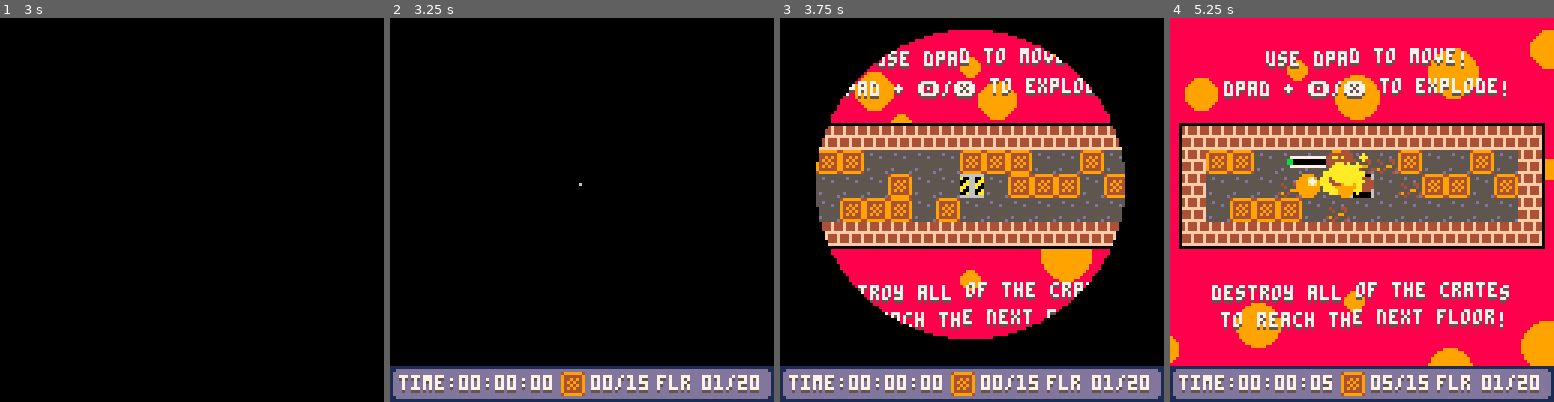
Above: before the commit, frames 1-4 (left to right).
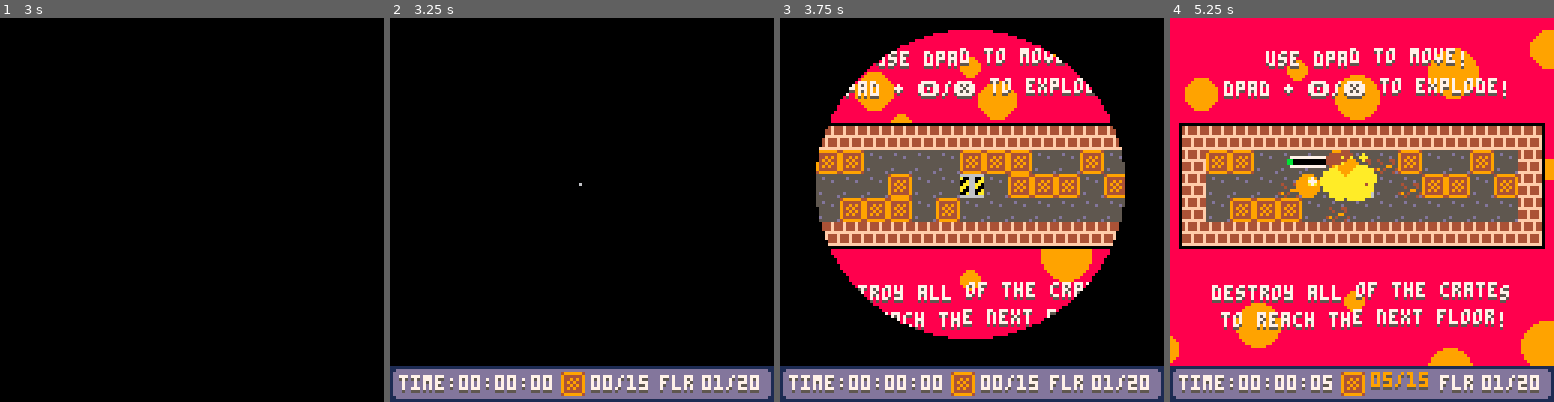
Above: after the commit, the same moments.

Repository: SHKBRD/P8CrateBall
Game: PICO-8 cartridge balltest24.p8
The game is run twice, just before and just after one commit, with the same random seed, the same clock (stepped at 60 frames per second) and the same inputs.
Inputs:
- Up to frame 1 (3 s): tap X (X key) at 0.33, 1.07, 1.85, 2.97 s; tap O (Z key) at 0.7, 1.7, 2.1, 2.5, 2.9 s; hold Right 1.6-2.1 s; hold Up 2.15-2.42 s; hold Right from 2.47 s (still down)
- Up to frame 2 (3.25 s): release Right at 3.03 s; hold Left from 3.08 s (still down)
- Up to frame 3 (3.75 s): tap O (Z key) at 3.3, 3.7 s; release Left at 3.58 s; hold Down from 3.63 s (still down)
- Up to frame 4 (5.25 s): release Down at 3.97 s; hold Right 4.02-4.68 s; tap X (X key) at 4.08, 5.2 s; tap O (Z key) at 4.1, 4.5, 4.9 s; hold Up 4.73-5.03 s; hold Left from 5.08 s (still down)

Frame 1 is identical in both runs. In frame 2, 0.3% of the frame differs, in the area x 69-79%, y 92-98%; in frame 3, 0.3%; in frame 4, 1.5%, in the area x 41-79%, y 35-98%.

Commit message:
add crate destroy highlight, set music to start, add more particles to boom

Diff:
--- a/balltest24.p8
+++ b/balltest24.p8
@@ -62,7 +62,7 @@
 
 function match_init(mode)
 	menuitem(1, "restart match", restart_match)
-	music(6)
+	music(0)
 	match_persistent_init(mode)
 	floor_init(1)
 end
@@ -501,6 +501,7 @@
 end
 
 function match_loop()
+	glob_dest_crate = false
 	level_state_process()
 
  if camabs.y<12 and play_state==0 then
@@ -1078,6 +1078,7 @@
 
 function add_broken_crate()
 	cratesbroken += 1
+	glob_dest_crate = true
 end
 
 function switch_toggle(a1)
@@ -1703,13 +1704,17 @@
 		drawstr ..= "0"
 	end
 	drawstr ..= tostr(cratetotal)
-	draw_str(drawstr, 79+ox, 131)
+	if glob_dest_crate then
+		draw_high_str(drawstr, 79+ox, 130)
+	else
+		draw_str(drawstr, 79+ox, 131)
+	end
 end
 
 function draw_floor_count()
 	ox = (gamemode-1)*7
 	drawstr = "flr "
-	draw_str(drawstr, 101+ox, 131)
+	draw_str(drawstr, 102+ox, 131)
 	drawstr = ""
 
 	if floor_level < 10 then
@@ -1968,7 +1973,7 @@
 		if(u)pl.vy=boost*-1
 		if(d)pl.vy=boost
 
-	for particles=1,30 do
+	for particles=1,60 do
 		add_boom_part(pl)
 	end
 
